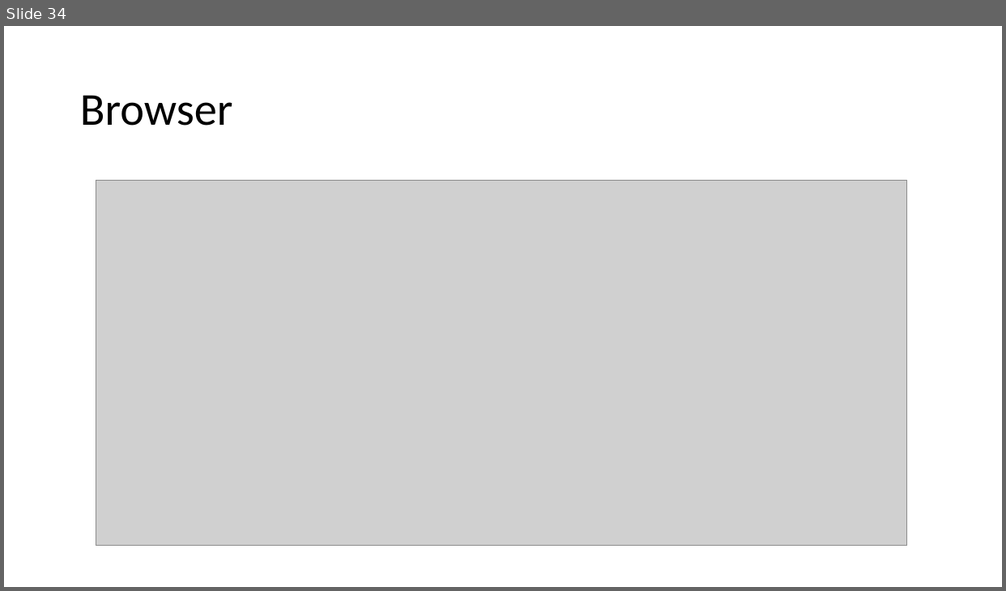
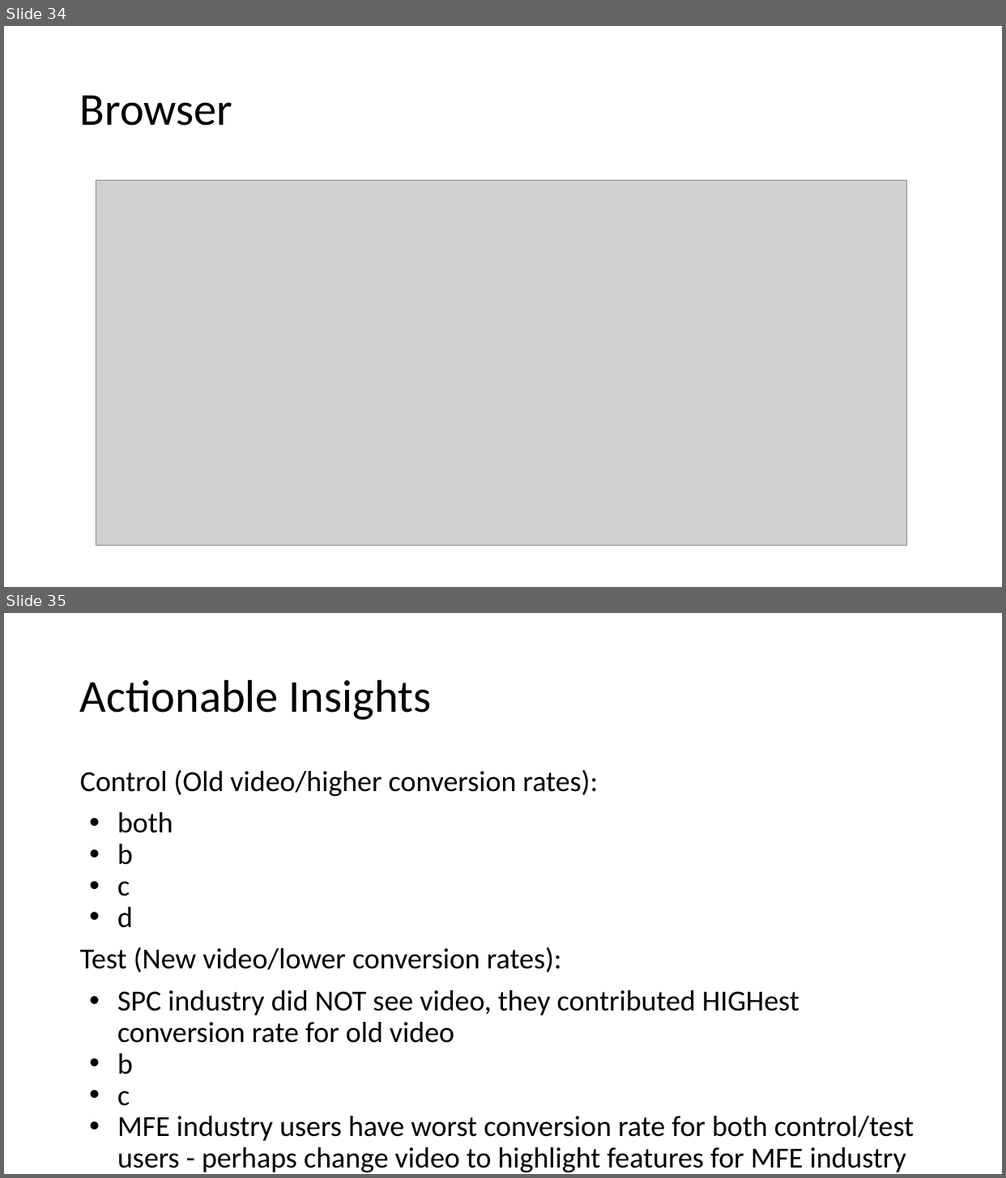
Before and after one commit to SyedNadir/freemium-ab-testing, a slide deck: documents/presentation/Final Presentation.pptx. Shown one above the other, each under a label of ours: slide 34 before the commit, slides 34 and 35 after it. The pictures are 1006x591 and 1006x1178 pixels, drawn with LibreOffice and Linux fonts; fonts in the diff are those of the drawing; grey boxes stand for pictures. Boxes give left, top, right and bottom in pixels: in the first picture for what was removed or moved away, otherwise in the second. Text is boxed around its words. In the diff, an @@ line names an element or a change of style, - is before the commit and + after.

Commit message:
updated presentation

```diff
--- a/documents/presentation/Final Presentation.pptx
+++ b/documents/presentation/Final Presentation.pptx
@@ slide 35 added at bbox=[4, 613, 1002, 1174], background #FFFFFF @@
@@ title added at bbox=[80, 679, 431, 720], 44 pt, text #000000 @@
+Actionable Insights
@@ text added at bbox=[80, 770, 914, 1173], 28 pt, text #000000 @@
+Control (Old video/higher conversion rates):
+• both
+• b
+• c
+• d
+Test (New video/lower conversion rates):
+• SPC industry did NOT see video, they contributed HIGHest conversion rate for old video
+• b
+• c
+• MFE industry users have worst conversion rate for both control/test users - perhaps change video to highlight features for MFE industry
```
